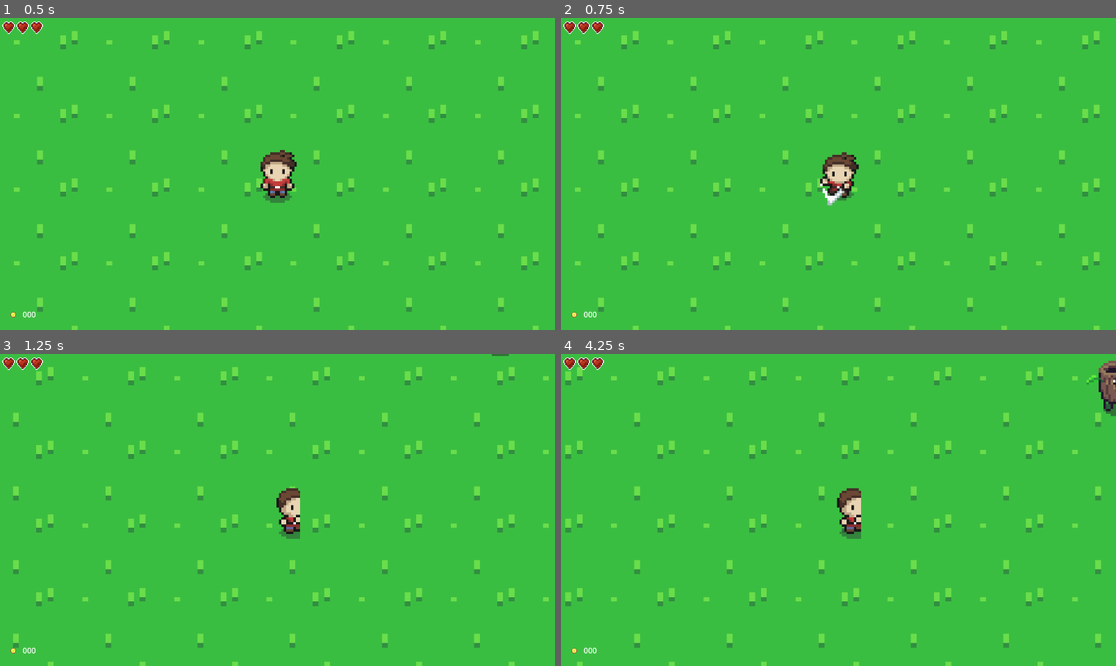
Above: before the commit, frames 1-4 (two rows, left to right).
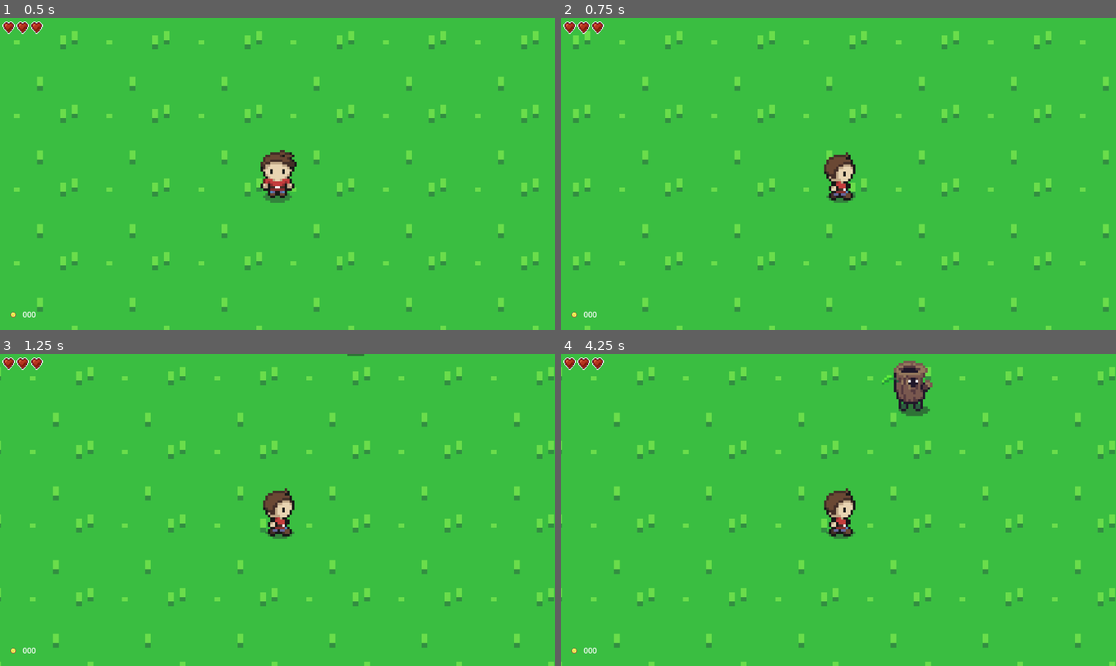
Above: after the commit, the same moments.

Repository: camh0220/GameDesignI
Game: Godot game, scene res://td_world_1.tscn
Two runs of this game, one before a commit and one after it. Both use one fixed random seed, a clock stepped at 60 frames per second and the inputs below. The project has no main scene, so this scene is started directly.
Inputs (mouse positions are in pixels of both pictures, inside the frame that each line leads up to):
- Up to frame 1 (0.5 s): no input
- Up to frame 2 (0.75 s): tap Enter (ui_accept) at 0.5, 0.6 s; move the mouse to (960, 158) at 0.52 s; hold Right (ui_right) from 0.53 s (still down); click (960, 158) at 0.67 s
- Up to frame 3 (1.25 s): keep holding Right (ui_right); tap Enter (ui_accept) at 0.77, 1.07 s
- Up to frame 4 (4.25 s): release Right (ui_right) at 1.25 s; drag from (727, 525) to (838, 556) at 1.27 s; tap Enter (ui_accept) at 2, 2.1, 3.6, 3.77, 4.07 s; move the mouse to (894, 441) at 2.02 s; hold Left (ui_left) 2.03-2.75 s; drag from (810, 572) to (888, 510) at 2.77 s; move the mouse to (1005, 556) at 3.52 s; hold Right (ui_right) from 3.53 s (still down)

Frame 1 is identical in both runs. In frame 2, 7.1% of the frame differs, in the area x 2-99%, y 4-100%; in frame 3, 8.2%; in frame 4, 9.4%, in the area x 0-100%, y 2-100%.
Error after the commit: Invalid assignment of property or key 'stream' with value of type 'AudioStreamWAV' on a base object of type 'null instance'. (res://td_player.gd:53)

Commit message:
Update 04/25/24

Diff:
--- a/entities/attacks/slash.tscn
+++ b/entities/attacks/slash.tscn
@@ -1,3 +1,15 @@
-[gd_scene format=3 uid="uid://lx0vc1iq12vw"]
+[gd_scene load_steps=3 format=3 uid="uid://c03p1oqfu2737"]
 
-[node name="Area2D" type="Area2D"]
+[ext_resource type="Script" path="res://entities/attacks/slash.gd" id="1_rvehf"]
+
+[sub_resource type="CircleShape2D" id="CircleShape2D_rifal"]
+radius = 8.14508
+
+[node name="slash" type="Area2D" groups=["Slash"]]
+script = ExtResource("1_rvehf")
+
+[node name="Sprite2D" type="Sprite2D" parent="."]
+
+[node name="CollisionShape2D" type="CollisionShape2D" parent="."]
+position = Vector2(0.713524, -0.178381)
+shape = SubResource("CircleShape2D_rifal")
--- a/td_player.gd
+++ b/td_player.gd
@@ -50,6 +50,8 @@
 	slash.position = attack_direction * 20.0
 	slash.rotation = Vector2().angle_to_point(-attack_direction)
 	add_child(slash)
+	aud_player.stream = attack_sound
+	aud_player.play()
 	animation_lock = 0.2
 
 func charged_attack():
